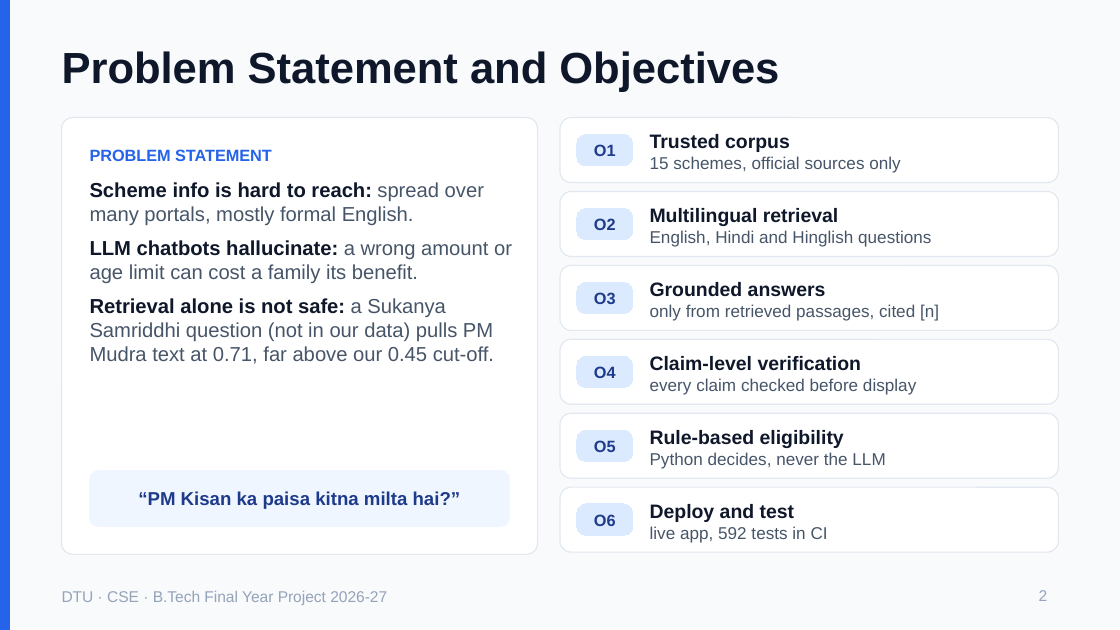
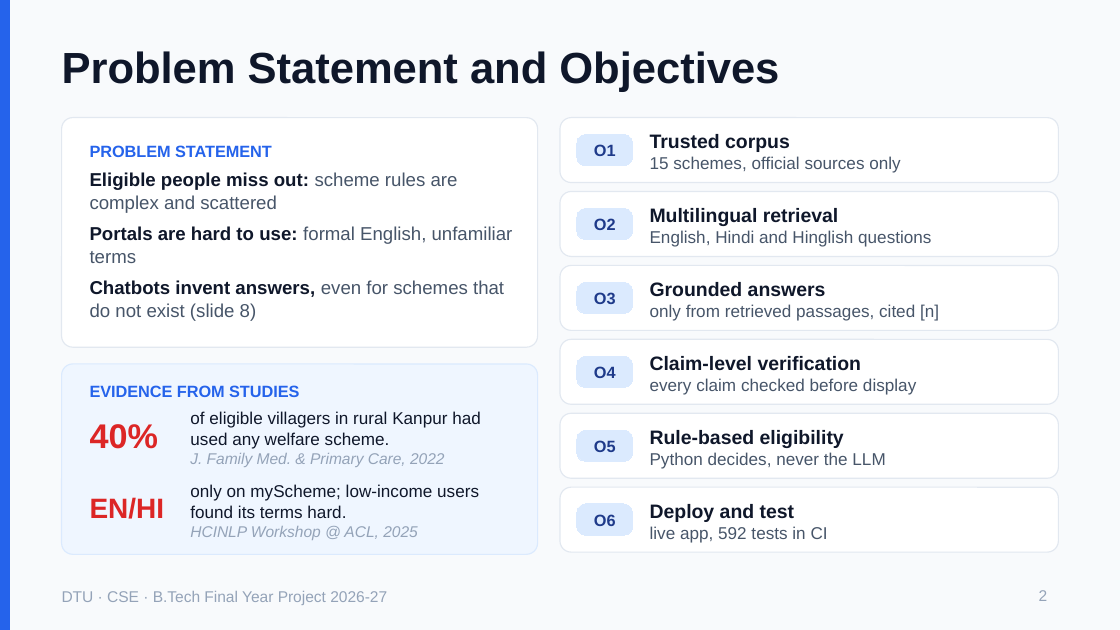
Before and after one commit to aakashc23/schemesure, a slide deck: slide 2 of report_draft/SchemeSure_EndTerm.pptx. Drawn at 1120x630 pixels with LibreOffice and Linux fonts; fonts in the diff are those of the drawing. Boxes give left, top, right and bottom in pixels: in the first picture for what was removed or moved away, otherwise in the second. Text is boxed around its words. In the diff, an @@ line names an element or a change of style, - is before the commit and + after.

```diff
--- a/report_draft/SchemeSure_EndTerm.pptx
+++ b/report_draft/SchemeSure_EndTerm.pptx
@@ rounded rectangle: place and size @@
-rounded rectangle at box(62, 118, 538, 554)
+rounded rectangle at box(62, 118, 538, 347)
@@ rounded rectangle at box(62, 118, 538, 347): proportions changed @@
@@ text "PROBLEM STATEMENT": place and size @@
-text "PROBLEM STATEMENT" at box(90, 149, 272, 161)
+text "PROBLEM STATEMENT" at box(90, 145, 272, 157)
@@ text added at box(90, 172, 513, 321), 12 pt, text #475569 @@
+• Eligible people miss out: scheme rules are complex and scattered
+• Portals are hard to use: formal English, unfamiliar terms
+• Chatbots invent answers, even for schemes that do not exist (slide 8)
@@ text removed at box(90, 182, 512, 364) @@
-• Scheme info is hard to reach: spread over many portals, mostly formal English.
-• LLM chatbots hallucinate: a wrong amount or age limit can cost a family its benefit.
-• Retrieval alone is not safe: a Sukanya Samriddhi question (not in our data) pulls PM Mudra text at 0.71, far above our 0.45 cut-off.
@@ rounded rectangle added at box(62, 364, 538, 554), fill #EFF6FF, outline #DBEAFE 0.75 pt @@
@@ text added at box(90, 385, 299, 397), 10.5 pt, text #2563EB, bold @@
+EVIDENCE FROM STUDIES
@@ text added at box(190, 411, 481, 467), 11 pt, text #0F172A @@
+of eligible villagers in rural Kanpur had used any welfare scheme.
+J. Family Med. & Primary Care, 2022
@@ text added at box(90, 424, 158, 449), 22 pt, text #DC2626, bold @@
+40%
@@ rounded rectangle removed at box(90, 470, 510, 526) @@
-“PM Kisan ka paisa kitna milta hai?”
@@ text added at box(90, 497, 165, 519), 18 pt, text #DC2626, bold @@
+EN/HI
@@ text added at box(190, 484, 479, 540), 11 pt, text #0F172A @@
+only on myScheme; low-income users found its terms hard.
+HCINLP Workshop @ ACL, 2025
```
Also in this commit, not shown: 4 other slides changed, 1 other file.
